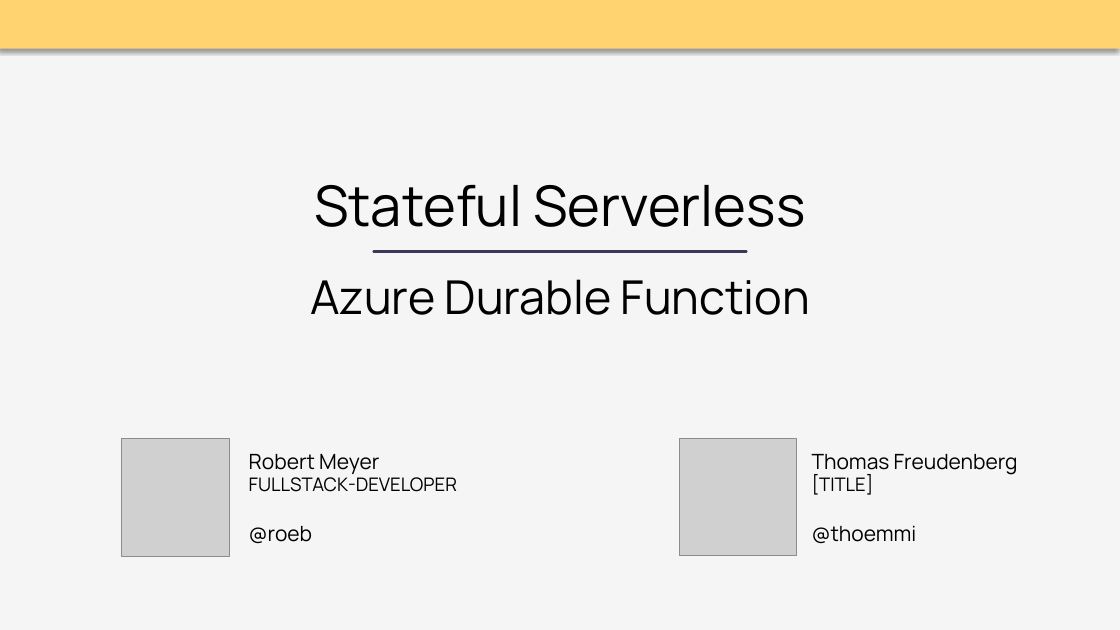
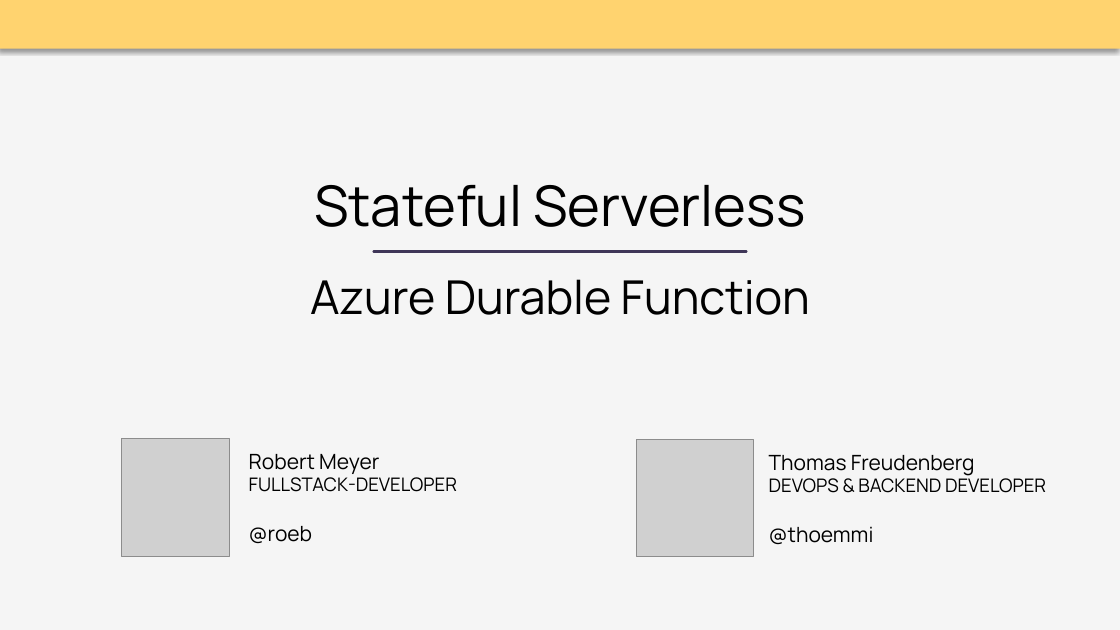
Before and after one commit to thoemmi/DurableFunctionsMeetupRosenheim, a slide deck: slide 1 of slides/Durable_Functions.pptx. Drawn at 1120x630 pixels with LibreOffice and Linux fonts; fonts in the diff are those of the drawing; grey boxes stand for pictures. Boxes give left, top, right and bottom in pixels: in the first picture for what was removed or moved away, otherwise in the second. Text is boxed around its words. In the diff, an @@ line names an element or a change of style, - is before the commit and + after.

```diff
--- a/slides/Durable_Functions.pptx
+++ b/slides/Durable_Functions.pptx
@@ picture moved from (x1=679, y1=439, x2=797, y2=556) to (x1=636, y1=439, x2=754, y2=557) @@
@@ text "Thomas Freudenberg" moved from (x1=812, y1=454, x2=1018, y2=495) to (x1=769, y1=455, x2=1046, y2=493) @@
@@ text at (x1=769, y1=475, x2=1046, y2=493): text changed @@
-[TITLE]
+DEVOPS & BACKEND DEVELOPER
```
Also in this commit, not shown: 1 slide added.
